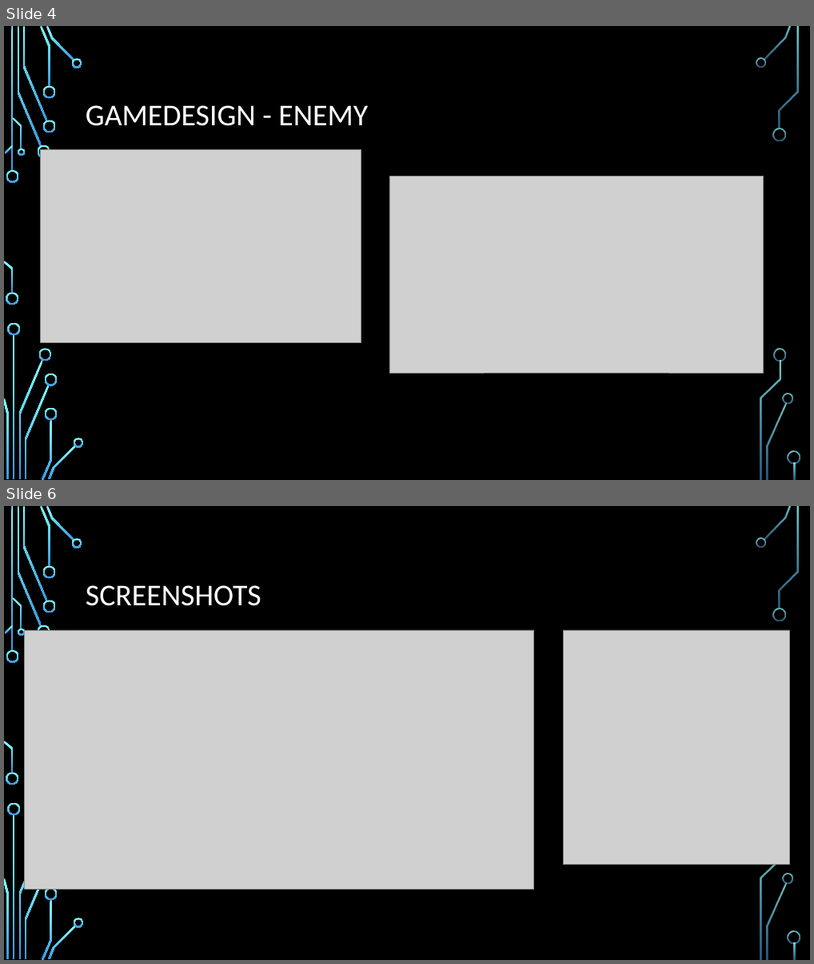
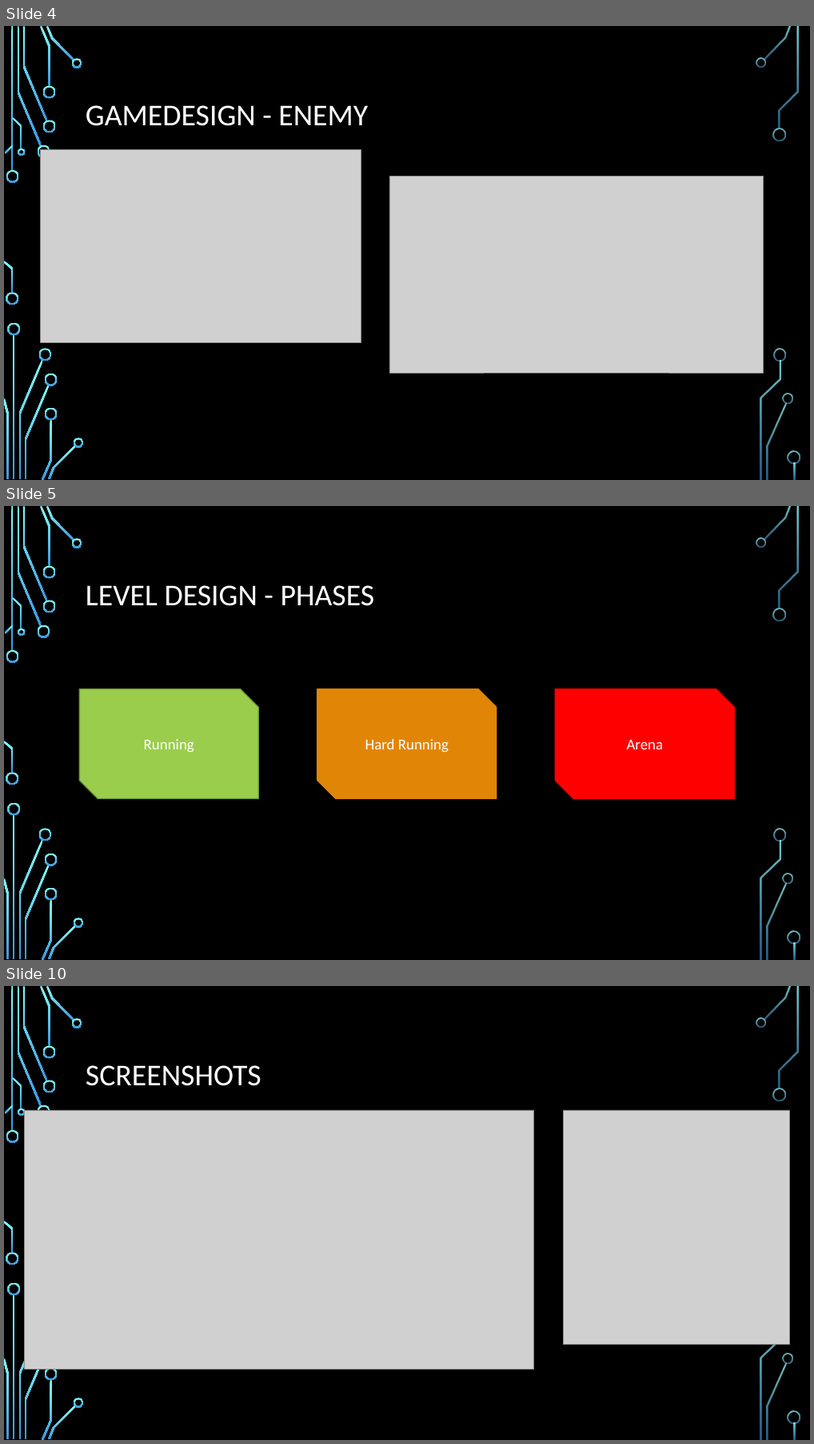
Before and after one commit to gamagora-rushup/rushup, a slide deck: Docs/Rushup.pptx. Shown one above the other, each under a label of ours: slides 4 and 6 before the commit, slides 4, 5 and 10 after it; the slides between them are not shown. The pictures are 814x964 and 814x1444 pixels, drawn with LibreOffice and Linux fonts; fonts in the diff are those of the drawing; grey boxes stand for pictures; background and template pictures are left out. Boxes give left, top, right and bottom in pixels: in the first picture for what was removed or moved away, otherwise in the second. Text is boxed around its words. In the diff, an @@ line names an element or a change of style, - is before the commit and + after.

```diff
--- a/Docs/Rushup.pptx
+++ b/Docs/Rushup.pptx
@@ slide 5 added at (x1=4, y1=506, x2=810, y2=960), background picture (left out); not listed: 36 template elements that a slide beside it also shows @@
@@ title added at (x1=86, y1=585, x2=375, y2=606), 36 pt, text #FFFFFF @@
+LEVEL DESIGN - PHASES
@@ snip diag rect added at (x1=80, y1=688, x2=258, y2=798), fill #9ACD4C, outline #729838 1.25 pt, 18 pt, text #FFFFFF @@
+Running
@@ snip diag rect added at (x1=318, y1=688, x2=497, y2=798), fill #E18506, outline #E18506 1.25 pt, 18 pt, text #FFFFFF @@
+Hard Running
@@ snip diag rect added at (x1=556, y1=688, x2=734, y2=798), fill #FF0000, outline #FF0000 1.25 pt, 18 pt, text #FFFFFF @@
+Arena
@@ what was slide 6 is now slide 10 @@
```
Also in this commit, not shown: 1 slide changed, 3 other slides added.
